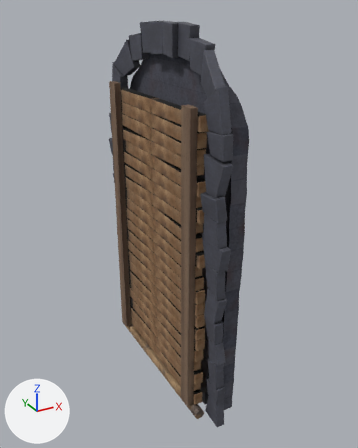
Two versions of the FBX model Assets/Models/DynamicBridge.fbx, one commit apart.
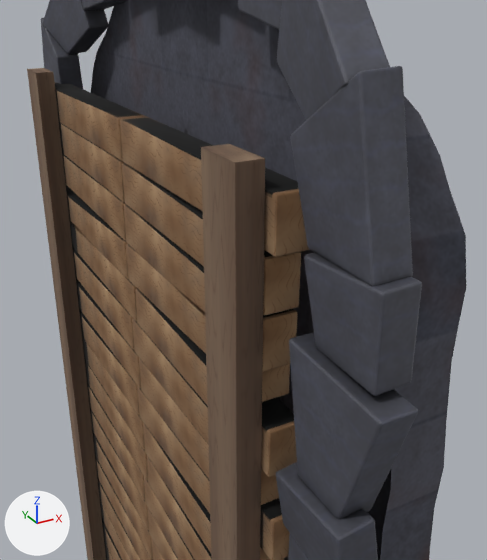
There are two pictures of each version: one whole from a camera (50 mm lens) standing at (-3.3, -5.63, 5.68) and looking at (0.28, 0.89, 2.42), one close up from a camera (50 mm lens) standing at (-1.13, -2.02, 5.01) and looking at (0.18, 0.36, 3.82). Every picture has the same lights, and +X, +Y and +Z are marked at lower left. The last two pictures show the newer version. Where no turn or scale is listed for an object, it has been applied to the vertices. Vertices at exactly the same position are counted once.

Objects in the first close-up: 'Bridge', 'Cube', 'Gate', 'TopBricks'.
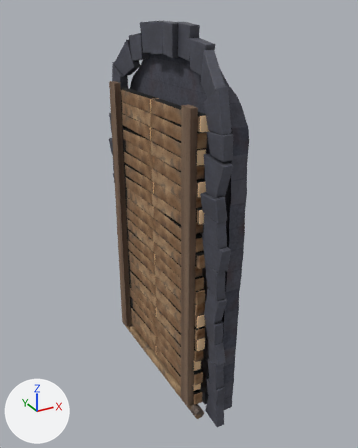
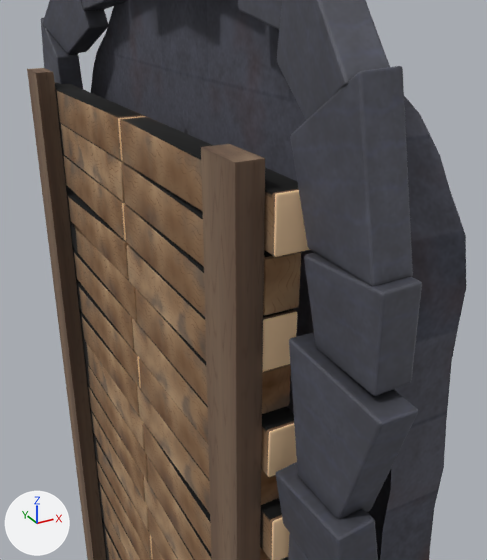
Location of each change, [x1, y1, x2, y2] in pixels of the close-ups (487 x 560 px; the box of a moved part takes in the faces that stretch with it):
```json
{"object": "Cube", "change": "reshaped, recoloured", "before": [55, 82, 310, 560], "after": [55, 82, 310, 560]}
{"part": 1, "of": "me_cube_005", "change": "moved or reshaped", "before": [126, 243, 290, 402], "after": [127, 245, 291, 414]}
{"part": 2, "of": "me_cube_005", "change": "recoloured", "before": [62, 93, 310, 560], "after": [62, 93, 310, 560]}
{"part": 3, "of": "me_cube_005", "change": "recoloured", "before": [104, 535, 153, 560], "after": [104, 535, 153, 560]}
{"part": 4, "of": "me_cube_005", "change": "recoloured", "before": [61, 130, 210, 560], "after": [61, 130, 210, 560]}
{"part": 5, "of": "me_cube_005", "change": "recoloured", "before": [260, 364, 290, 560], "after": [260, 364, 290, 560]}
```

Scene script edits in JSON lines:
```json
{"op": "add", "block": "img_wood_color2_png", "code": ["img_wood_color2_png = load_image('Wood Color2.png', 'textures/Wood Color2.png', 2048, 2048, 'sRGB')"]}
{"op": "add", "block": "img_wood_color3_png", "code": ["img_wood_color3_png = load_image('Wood Color3.png', 'textures/Wood Color3.png', 2048, 2048, 'sRGB')"]}
{"op": "add", "block": "mat_woodbak_001", "code": ["mat_woodbak_001 = principled_material('WoodBak.001')", "mat_woodbak_001.texture = img_wood_color2_png  # with its transparency", "mat_woodbak_001.roughness = 1.0"]}
{"op": "add", "block": "mat_woodbak_002", "code": ["mat_woodbak_002 = principled_material('WoodBak.002')", "mat_woodbak_002.texture = img_wood_color3_png  # with its transparency", "mat_woodbak_002.roughness = 1.0"]}
{"block": "me_cube_005", "where": "me_cube_005.from_pydata(...)  # 9196 vertices, 8536 faces; spans x 0.0..0.15, y -1.45..1.43, z -4.51..0.14"}
{"block": "me_cube_005", "where": "# used by ob_cube; location = (-0.102, 1.052, 4.291)"}
{"op": "remove", "block": "me_cube_005", "code": "me_cube_005.materials.append(mat_boltbaked2)  # picture img_bolt_color_png"}
{"block": "me_cube_005", "change": "me_cube_005 part 1: the loose piece of 96 vertices spanning x 0.0..0.14, y -1.31..0.04, z -0.7..-0.46 is turned 1.9 degrees about the x axis through its middle, then moved by (0.0, -0.01, -0.03)"}
{"block": "me_cube_005", "change": "me_cube_005 part 2: 629 of the faces centred in x 0.0..0.14, y -1.44..1.42, z -1.33..0.14 switch from mat_woodbak (picture img_wood_color_png) to mat_woodbak_001 (picture img_wood_color2_png)"}
{"block": "me_cube_005", "change": "me_cube_005 part 3: 629 of the faces centred in x 0.0..0.14, y -1.43..1.42, z -4.49..-2.39 switch from mat_woodbak (picture img_wood_color_png) to mat_woodbak_001 (picture img_wood_color2_png)"}
{"block": "me_cube_005", "change": "me_cube_005 part 4: 741 of the faces centred in x 0.0..0.14, y -0.73..0.72, z -4.28..-0.06 switch from mat_woodbak (picture img_wood_color_png) to mat_woodbak_002 (picture img_wood_color3_png)"}
{"block": "me_cube_005", "change": "me_cube_005 part 5: 164 of the faces centred in x 0.0..0.14, y -1.33..-1.3, z -2.2..-0.46 switch from mat_woodbak (picture img_wood_color_png) to mat_woodbak_002 (picture img_wood_color3_png)"}
```
